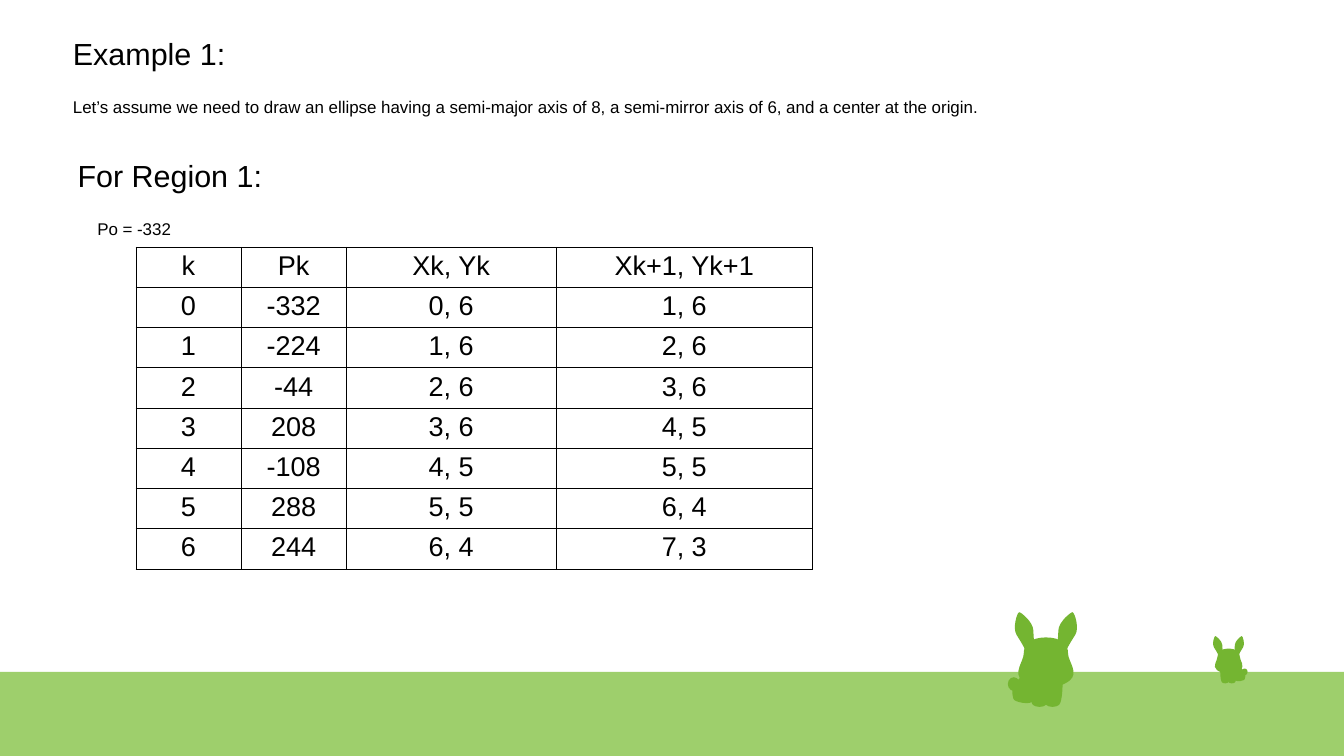
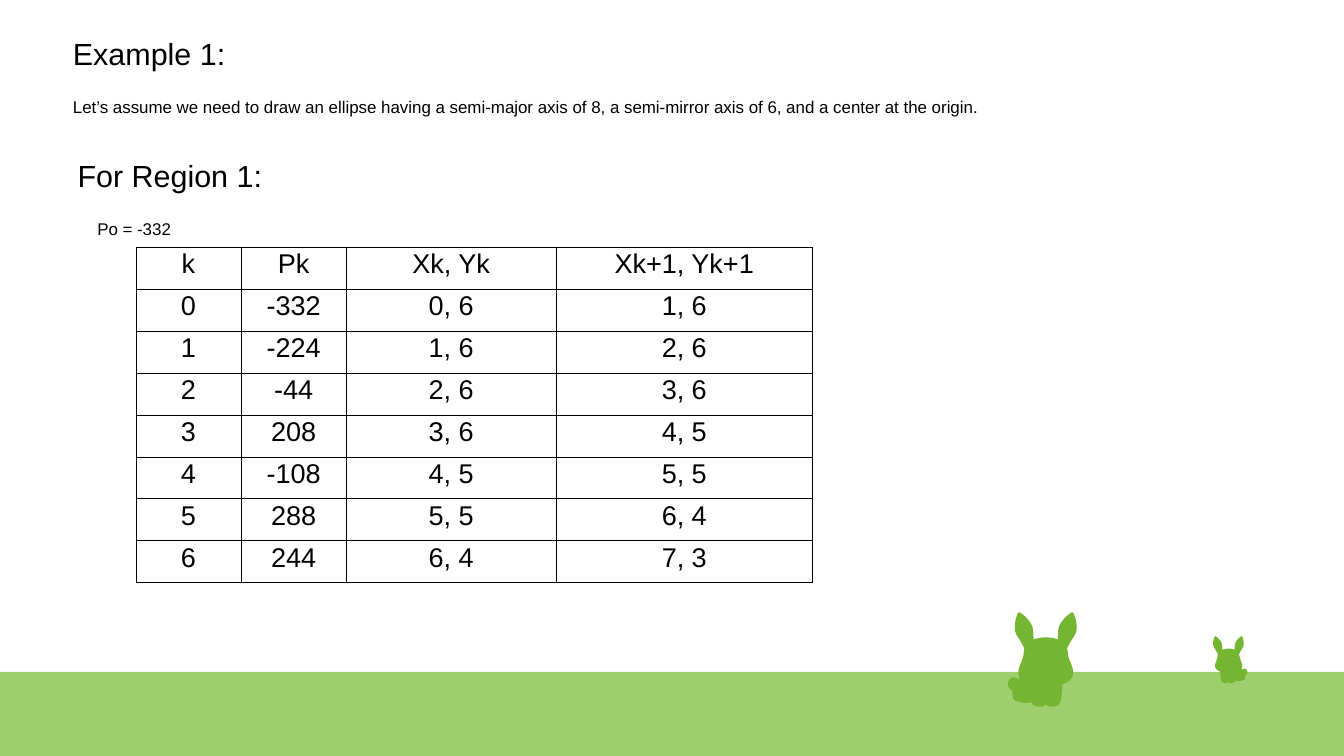
Before and after one commit to seamoonpandey/computer-graphics, a slide deck: slide 17 of ellipse/ellipse.ppt. Drawn at 1344x756 pixels with LibreOffice and Linux fonts; fonts in the diff are those of the drawing. Boxes give left, top, right and bottom in pixels: in the first picture for what was removed or moved away, otherwise in the second. Text is boxed around its words. In the diff, an @@ line names an element or a change of style, - is before the commit and + after.

```diff
--- a/ellipse/ellipse.ppt
+++ b/ellipse/ellipse.ppt
@@ table at box(135, 248, 811, 583) @@
@@ line spacing 0.93 to 0.87 @@
@@ borders changed @@
```
Also in this commit, not shown: 17 other slides changed.
